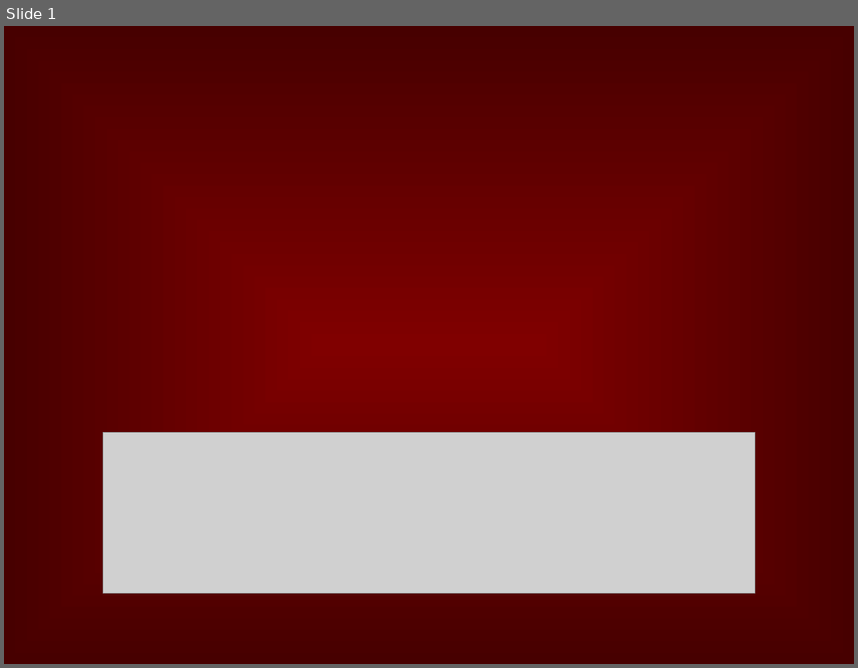
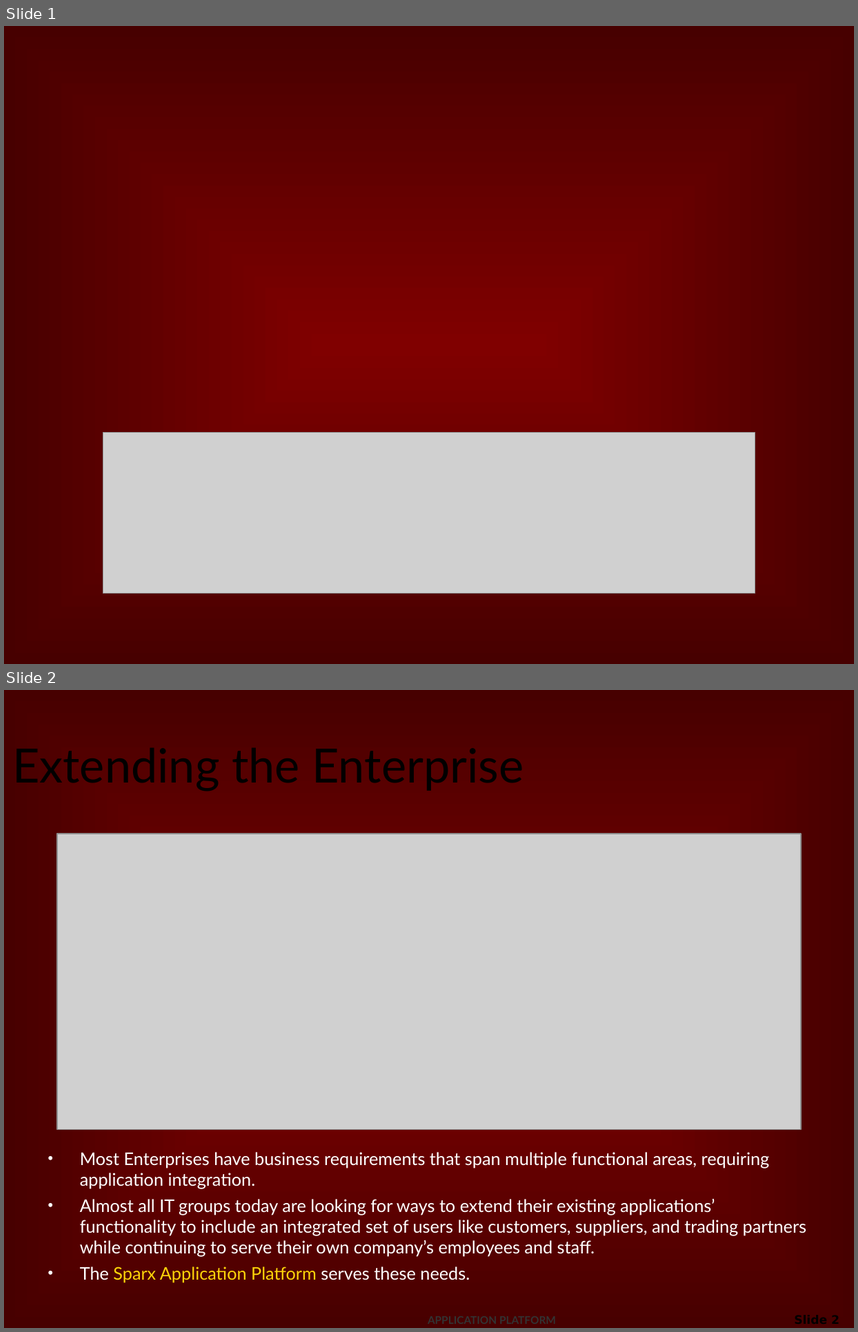
Before and after one commit to netspective/sparx-2001, a slide deck: Sparx/web-shared/docs/project/Introduction_to_Sparx.ppt. Shown one above the other, each under a label of ours: slide 1 before the commit, slides 1 and 2 after it. The pictures are 858x668 and 858x1332 pixels, drawn with LibreOffice and Linux fonts; fonts in the diff are those of the drawing; grey boxes stand for pictures; background and template pictures are left out. Boxes give left, top, right and bottom in pixels: in the first picture for what was removed or moved away, otherwise in the second. Text is boxed around its words. In the diff, an @@ line names an element or a change of style, - is before the commit and + after.

```diff
--- a/Sparx/web-shared/docs/project/Introduction_to_Sparx.ppt
+++ b/Sparx/web-shared/docs/project/Introduction_to_Sparx.ppt
@@ slide 2 added at (x1=4, y1=690, x2=854, y2=1328), background picture (left out) @@
@@ title added at (x1=4, y1=731, x2=726, y2=796), 40 pt, text #000000 @@
+Extending the Enterprise
@@ picture added at (x1=58, y1=834, x2=802, y2=1130) @@
@@ text added at (x1=80, y1=1152, x2=806, y2=1282), 14.8 pt, text #FFFFFF @@
+• Most Enterprises have business requirements that span multiple functional areas, requiring application integration.
+• Almost all IT groups today are looking for ways to extend their existing applications’ functionality to include an integrated set of users like customers, suppliers, and trading partners while continuing to serve their own company’s employees and staff.
+• The Sparx Application Platform serves these needs.
@@ text added at (x1=419, y1=1309, x2=569, y2=1328), 9 pt, text #333333, bold @@
+APPLICATION PLATFORM
@@ page number added at (x1=713, y1=1308, x2=847, y2=1328), 10 pt, text #000000, bold @@
+Slide 2
```
Also in this commit, not shown: 9 slides changed, 1 slide removed.
